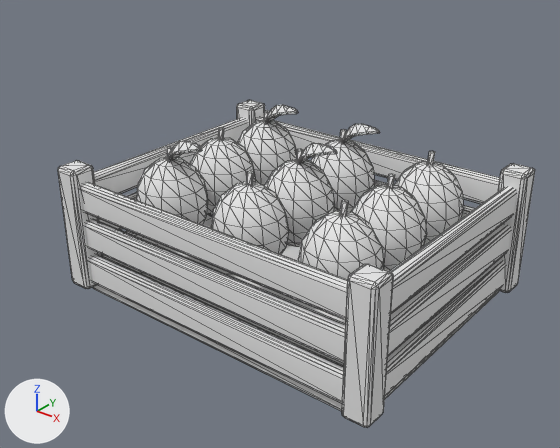
Before and after pictures for a commit that changed the glTF model assets/rooms/fruit_shop/crate_lemon.glb.
Camera for both pictures: a camera (50 mm lens) standing at (1.042, -1.362, 1.02) and looking at (0.027, -0.094, 0.233). Every picture has the same lights, and +X, +Y and +Z are marked at lower left. The picture after the commit comes second. Mesh edges are drawn as thin lines. Vertices at exactly the same position are counted once.

The first picture shows 'crate_lemon.001'.
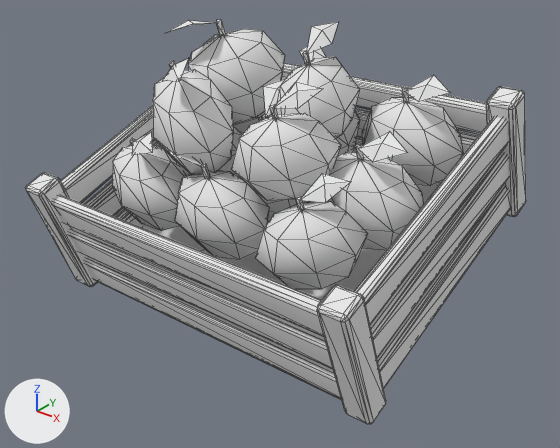
What differs and where, as boxes [x1, y1, x2, y2] in the pictures (560 x 448 px; the box of a moved part takes in the faces that stretch with it):
'crate_lemon.001', reshaped (23% taller): before [58, 100, 535, 428]; after [25, 20, 526, 424]
part 1 of me_crate_lemon_mobile, moved or reshaped (mostly hidden): before [93, 217, 499, 411]; after [99, 173, 499, 400]
part 2 of me_crate_lemon_mobile, moved or reshaped (mostly hidden afterwards): before [256, 117, 500, 204]; after [352, 137, 443, 185]
part 3 of me_crate_lemon_mobile, moved or reshaped (mostly hidden): before [374, 180, 475, 219]; after [355, 108, 478, 159]
part 4 of me_crate_lemon_mobile, moved or reshaped (not visible before): after [281, 63, 487, 134]
part 5 of me_crate_lemon_mobile, moved or reshaped: before [89, 254, 344, 403]; after [85, 256, 341, 398]
part 6 of me_crate_lemon_mobile, moved or reshaped: before [85, 219, 346, 363]; after [69, 228, 333, 369]
part 7 of me_crate_lemon_mobile, moved or reshaped: before [81, 182, 347, 320]; after [53, 195, 324, 336]
part 8 of me_crate_lemon_mobile, moved or reshaped (mostly hidden): before [99, 192, 137, 230]; after [116, 209, 143, 227]
part 9 of me_crate_lemon_mobile, moved or reshaped: before [94, 118, 248, 194]; after [85, 142, 162, 216]
part 10 of me_crate_lemon_mobile, moved or reshaped (mostly hidden before): before [103, 214, 212, 262]; after [61, 105, 155, 203]
part 11 of me_crate_lemon_mobile, moved or reshaped (mostly hidden afterwards): before [237, 100, 265, 127]; after [203, 35, 219, 45]
part 12 of me_crate_lemon_mobile, moved or reshaped: before [58, 161, 103, 289]; after [25, 173, 98, 287]
part 13 of me_crate_lemon_mobile, moved or reshaped: before [388, 224, 511, 356]; after [377, 187, 509, 387]
part 14 of me_crate_lemon_mobile, moved or reshaped: before [390, 186, 517, 313]; after [370, 154, 508, 357]
part 15 of me_crate_lemon_mobile, moved or reshaped: before [385, 259, 506, 396]; after [355, 117, 507, 324]
part 16 of me_crate_lemon_mobile, moved or reshaped: before [498, 163, 535, 293]; after [486, 87, 526, 217]
part 17 of me_crate_lemon_mobile, moved or reshaped: before [342, 264, 394, 428]; after [317, 285, 386, 424]
part 18 of me_crate_lemon_mobile, deleted: before [136, 105, 463, 279]
part 19 of me_crate_lemon_mobile, added: after [112, 20, 463, 289]

What changed in the scene script:
```text
Change me_crate_lemon_mobile:
    remove me_crate_lemon_mobile.from_pydata(...)  # 1984 vertices, 3812 faces; spans x -0.447..0.447, y -0.352..0.352, z 0.0..0.409
    add me_crate_lemon_mobile.from_pydata(...)  # 1433 vertices, 2616 faces; spans x -0.447..0.447, y -0.444..0.321, z 0.014..0.691
    me_crate_lemon_mobile part 1: the loose piece of 56 vertices spanning x -0.415..0.415, y -0.32..0.32, z 0.0..0.048 is turned 20 degrees about the x axis through its middle, then moved by (0.0, -0.008, 0.119)
    me_crate_lemon_mobile part 2: the loose piece of 56 vertices spanning x -0.415..0.415, y 0.304..0.336, z 0.228..0.303 is turned 20 degrees about the x axis through its middle, then moved by (0.0, -0.044, 0.032)
    me_crate_lemon_mobile part 3: the loose piece of 56 vertices spanning x -0.415..0.415, y 0.304..0.336, z 0.131..0.206 is turned 20 degrees about the x axis through its middle, then moved by (0.0, -0.077, 0.219)
    me_crate_lemon_mobile part 4: the loose piece of 56 vertices spanning x -0.415..0.415, y 0.304..0.336, z 0.035..0.11 is turned 20 degrees about the x axis through its middle, then moved by (0.0, -0.11, 0.407)
    me_crate_lemon_mobile part 5: the loose piece of 56 vertices spanning x -0.415..0.415, y -0.336..-0.304, z 0.035..0.11 is turned 20 degrees about the x axis through its middle, then moved by (0.0, -0.005, 0.006)
    me_crate_lemon_mobile part 6: the loose piece of 56 vertices spanning x -0.415..0.415, y -0.336..-0.304, z 0.131..0.206 is turned 20 degrees about the x axis through its middle, then moved by (0.0, -0.038, 0.0)
    me_crate_lemon_mobile part 7: the loose piece of 56 vertices spanning x -0.415..0.415, y -0.336..-0.304, z 0.228..0.303 is turned 20 degrees about the x axis through its middle, then moved by (0.0, -0.071, -0.005)
    me_crate_lemon_mobile part 8: the loose piece of 56 vertices spanning x -0.431..-0.398, y -0.32..0.32, z 0.131..0.206 is turned 20 degrees about the x axis through its middle, then moved by (0.0, -0.025, 0.019)
    me_crate_lemon_mobile part 9: the loose piece of 56 vertices spanning x -0.431..-0.398, y -0.32..0.32, z 0.228..0.303 is turned 20 degrees about the x axis through its middle, then moved by (0.0, -0.058, 0.013)
    me_crate_lemon_mobile part 10: the loose piece of 56 vertices spanning x -0.431..-0.398, y -0.32..0.32, z 0.035..0.11 is turned 20 degrees about the x axis through its middle, then moved by (0.0, -0.091, 0.297)
    me_crate_lemon_mobile part 11: the loose piece of 56 vertices spanning x -0.447..-0.382, y 0.287..0.352, z 0.02..0.34 is turned 20 degrees about the x axis through its middle, then moved by (0.0, -0.081, 0.219)
    me_crate_lemon_mobile part 12: the loose piece of 56 vertices spanning x -0.447..-0.382, y -0.352..-0.288, z 0.02..0.34 is turned 20 degrees about the x axis through its middle, then moved by (0.0, -0.042, 0.0)
    me_crate_lemon_mobile part 13: the loose piece of 56 vertices spanning x 0.398..0.431, y -0.32..0.32, z 0.131..0.206 is turned 20 degrees about the x axis through its middle, then moved by (0.0, -0.025, 0.019)
    me_crate_lemon_mobile part 14: the loose piece of 56 vertices spanning x 0.398..0.431, y -0.32..0.32, z 0.228..0.303 is turned 20 degrees about the x axis through its middle, then moved by (0.0, -0.058, 0.013)
    me_crate_lemon_mobile part 15: the loose piece of 56 vertices spanning x 0.398..0.431, y -0.32..0.32, z 0.035..0.11 is turned 20 degrees about the x axis through its middle, then moved by (0.0, -0.091, 0.297)
    me_crate_lemon_mobile part 16: the loose piece of 56 vertices spanning x 0.382..0.447, y 0.287..0.352, z 0.02..0.34 is turned 20 degrees about the x axis through its middle, then moved by (0.0, -0.081, 0.219)
    me_crate_lemon_mobile part 17: the loose piece of 56 vertices spanning x 0.382..0.447, y -0.352..-0.288, z 0.02..0.34 is turned 20 degrees about the x axis through its middle, then moved by (0.0, -0.042, 0.0)
    me_crate_lemon_mobile part 18: 22 loose pieces with 1032 vertices, spanning x -0.339..0.339, y -0.259..0.279, z 0.132..0.409, are deleted
    me_crate_lemon_mobile part 19: 481 vertices added at x -0.369..0.393, y -0.34..0.205, z 0.198..0.691
```
